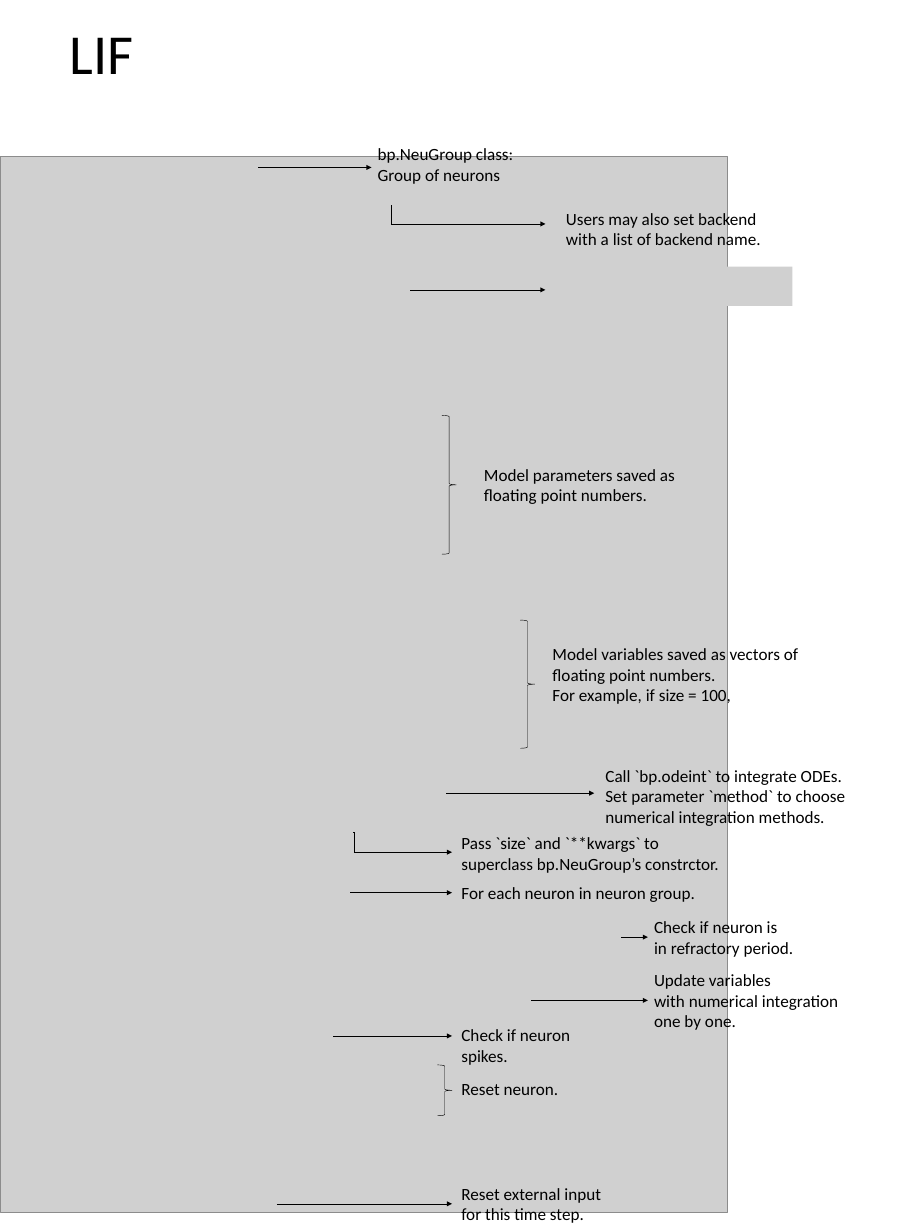
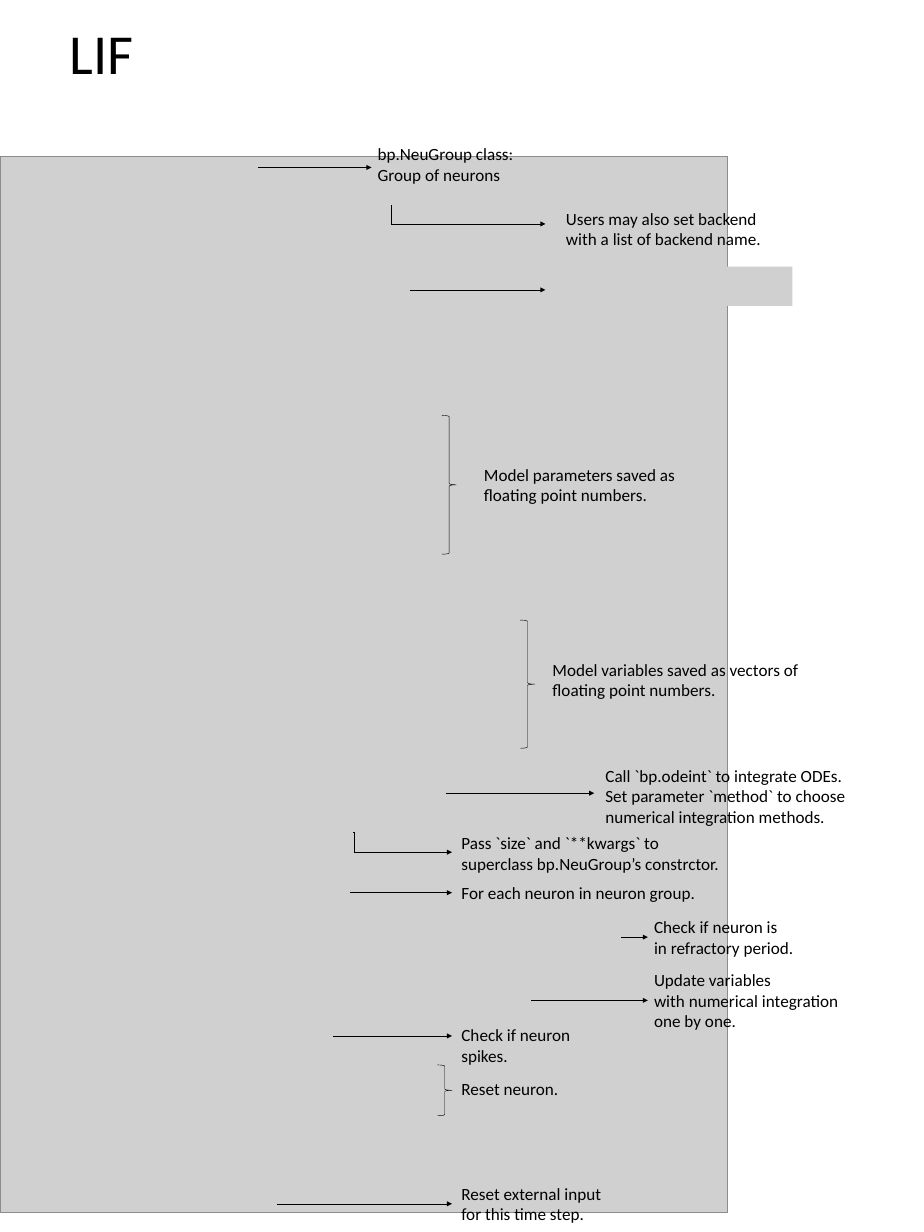
Before and after one commit to quanpeng0/BrainModels, a slide deck: slide 3 of docs/brainpy_handbook/ppt/neus.pptx. Drawn at 924x1232 pixels with LibreOffice and Linux fonts; fonts in the diff are those of the drawing; grey boxes stand for pictures. Boxes give left, top, right and bottom in pixels: in the first picture for what was removed or moved away, otherwise in the second. Text is boxed around its words. In the diff, an @@ line names an element or a change of style, - is before the commit and + after.

```diff
--- a/docs/brainpy_handbook/ppt/neus.pptx
+++ b/docs/brainpy_handbook/ppt/neus.pptx
@@ text "Model variables saved as vectors ...": place and size @@
-text "Model variables saved as vectors ..." at [552, 648, 798, 707]
+text "Model variables saved as vectors ..." at [552, 664, 798, 699]
@@ text at [552, 688, 731, 707]: paragraph removed @@
-For example, if size = 100,
```
Also in this commit, not shown: 1 other slide changed.
